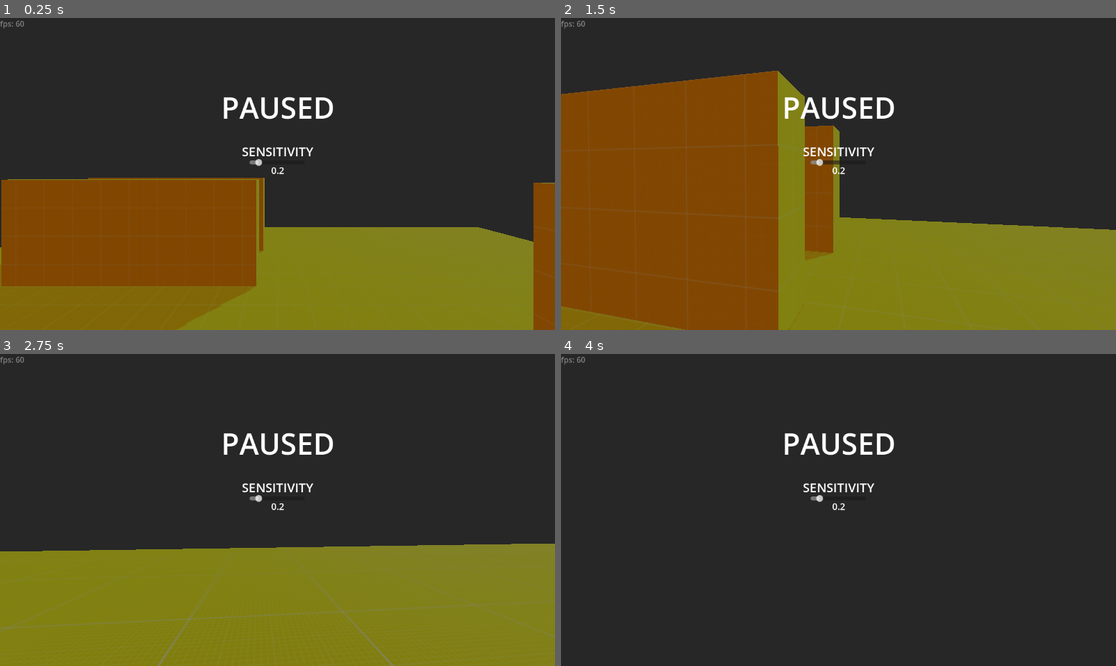
Above: before the commit, frames 1-4 (two rows, left to right).
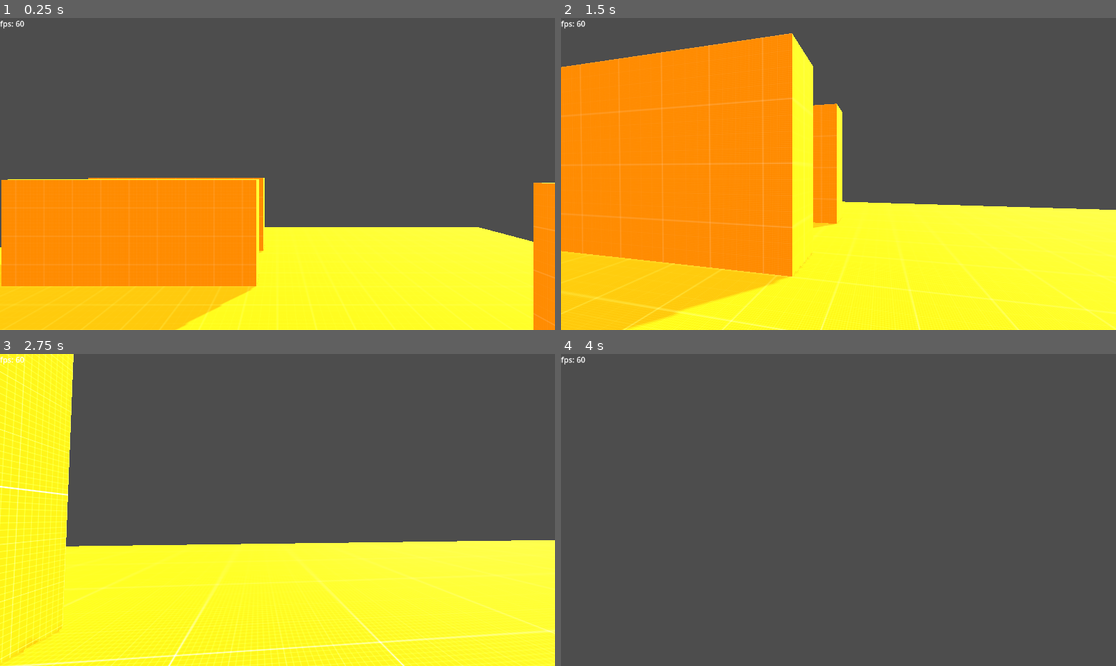
Above: after the commit, the same moments.

Repository: SebastianS-HTL/player-controller
Game: Godot game, scene res://world/scenes/world.tscn
The game is run twice, just before and just after one commit, with the same random seed, the same clock (stepped at 60 frames per second) and the same inputs.
Inputs (mouse positions are in pixels of both pictures, inside the frame that each line leads up to):
- Up to frame 1 (0.25 s): no input
- Up to frame 2 (1.5 s): tap Enter (ui_accept) at 0.5, 0.77 s; move the mouse to (866, 174) at 0.52 s; hold Ctrl (ctrl) 0.53-1.28 s; hold Up (ui_up) from 0.53 s (still down); move the mouse to (810, 174) at 1.27 s; tap Ctrl (ctrl) at 1.35 s
- Up to frame 3 (2.75 s): keep holding Up (ui_up); tap Enter (ui_accept) at 1.52 s; move the mouse to (288, 503) at 2.02 s; hold Ctrl (ctrl) from 2.03 s (still down)
- Up to frame 4 (4 s): keep holding Up (ui_up); move the mouse to (832, 516) at 2.77 s; release Ctrl (ctrl) at 2.78 s; tap Ctrl (ctrl) at 2.85 s; tap Enter (ui_accept) at 3.02, 3.5, 3.77 s; move the mouse to (877, 513) at 3.52 s; hold Ctrl (ctrl) from 3.53 s (still down)

The runs differ from the first frame. In frame 1, 100% of the frame differs, in the area x 0-100%, y 0-100%; in frame 2, 100%; in frame 3, 100%; in frame 4, 100%.

Commit message:
add the whole (a little clunky) slide and groundpound mechanic

Diff:
--- a/pause menu/scenes/pausemenu.tscn
+++ b/pause menu/scenes/pausemenu.tscn
@@ -5,7 +5,9 @@
 
 [node name="Pausemenu" type="Control"]
 process_mode = 3
+visible = false
 layout_mode = 3
+anchors_preset = 15
 anchor_right = 1.0
 anchor_bottom = 1.0
 grow_horizontal = 2
--- a/player/scenes/playerbody.tscn
+++ b/player/scenes/playerbody.tscn
@@ -23,7 +23,5 @@
 material_override = SubResource("StandardMaterial3D_4hunf")
 mesh = SubResource("CapsuleMesh_7usf5")
 
-[node name="LightmapGI" type="LightmapGI" parent="."]
-
 [node name="Camera3D" type="Camera3D" parent="."]
 transform = Transform3D(1, 0, 0, 0, 1, 0, 0, 0, 1, 0, 1.69835, 0)
--- a/player/scripts/playerbody.gd
+++ b/player/scripts/playerbody.gd
@@ -3,11 +3,15 @@
 const SPEED = 5.0
 const JUMP_VELOCITY = 4.5
 var sensitivity = 0 #editable from outside
+var restrictedMovement = Vector3(0,0,0)
+const groundPoundSpeed = -20
 
 var can_slide = true
+var can_crouch = true
 var can_gp = true
 
 var crouched = false
+var sliding = false
 var groundPounding = false
 
 @onready var camera = $Camera3D
@@ -39,6 +43,34 @@
 
 @export var crouchSpeed = 1
 
+func slide():
+	crouched = true
+	if restrictedMovement != Vector3(velocity.x,0,velocity.z):
+		restrictedMovement = Vector3(velocity.x,0,velocity.z)
+
+	if Input.is_action_just_released("ctrl"):
+		restrictedMovement = Vector3(0,0,0)
+		sliding = false
+		crouched = false
+
+func groundPound():
+	crouched = true
+	if restrictedMovement != Vector3(0,groundPoundSpeed,0):
+		restrictedMovement = Vector3(0,groundPoundSpeed,0)
+
+	if is_on_floor():
+		if Input.is_action_pressed("ctrl"):
+			if not Input.is_action_pressed("ui_up") and not Input.is_action_pressed("ui_left") and not Input.is_action_pressed("ui_right") and not Input.is_action_pressed("ui_down"):
+				crouched = true
+			else:
+				print("dbug")
+				sliding = true
+		else:
+			crouched = false
+
+		restrictedMovement = Vector3(0,0,0)
+		groundPounding = false
+
 func crouch(delta): #transitioning between crouched and uncrouched
 	delta *= crouchSpeed
 	const camUp = 1.633
@@ -68,13 +100,30 @@
 	get_child(0).position.y = get_child(0).get_scale().y
 
 func _physics_process(delta): # "main"
-	#Engine.max_fps = 30
+	#Engine.max_fps = 30 # in case you think thats needed
 
 	# check for crouch
 	if Input.is_action_just_pressed("ctrl"):
-		crouched = true
-	if Input.is_action_just_released("ctrl"):
+		if is_on_floor():
+			if velocity == Vector3(0,velocity.y,0):
+				if can_crouch:
+					crouched = true
+			else:
+				sliding = true
+		else:
+			if can_gp:
+				groundPounding = true
+
+	if (Input.is_action_just_released("ctrl") and not groundPounding) or not can_crouch:
 		crouched = false
+
+	# trigger slide when needed
+	if sliding:
+		slide()
+
+	# trigger groundpound when needed
+	if groundPounding:
+		groundPound()
 
 	# trigger crouch function
 	crouch(delta)
@@ -100,6 +149,11 @@
 		velocity.x = 0
 		velocity.z = 0
 
+	if restrictedMovement != Vector3(0,0,0):
+		velocity.x = 0
+		velocity.z = 0
+		velocity += restrictedMovement # need to keep gravity
+
 	move_and_slide()
 
 func _on_deathborder_body_shape_entered(body_rid, body, body_shape_index, local_shape_index): #reset position (respawn) when hitting a death barrier
